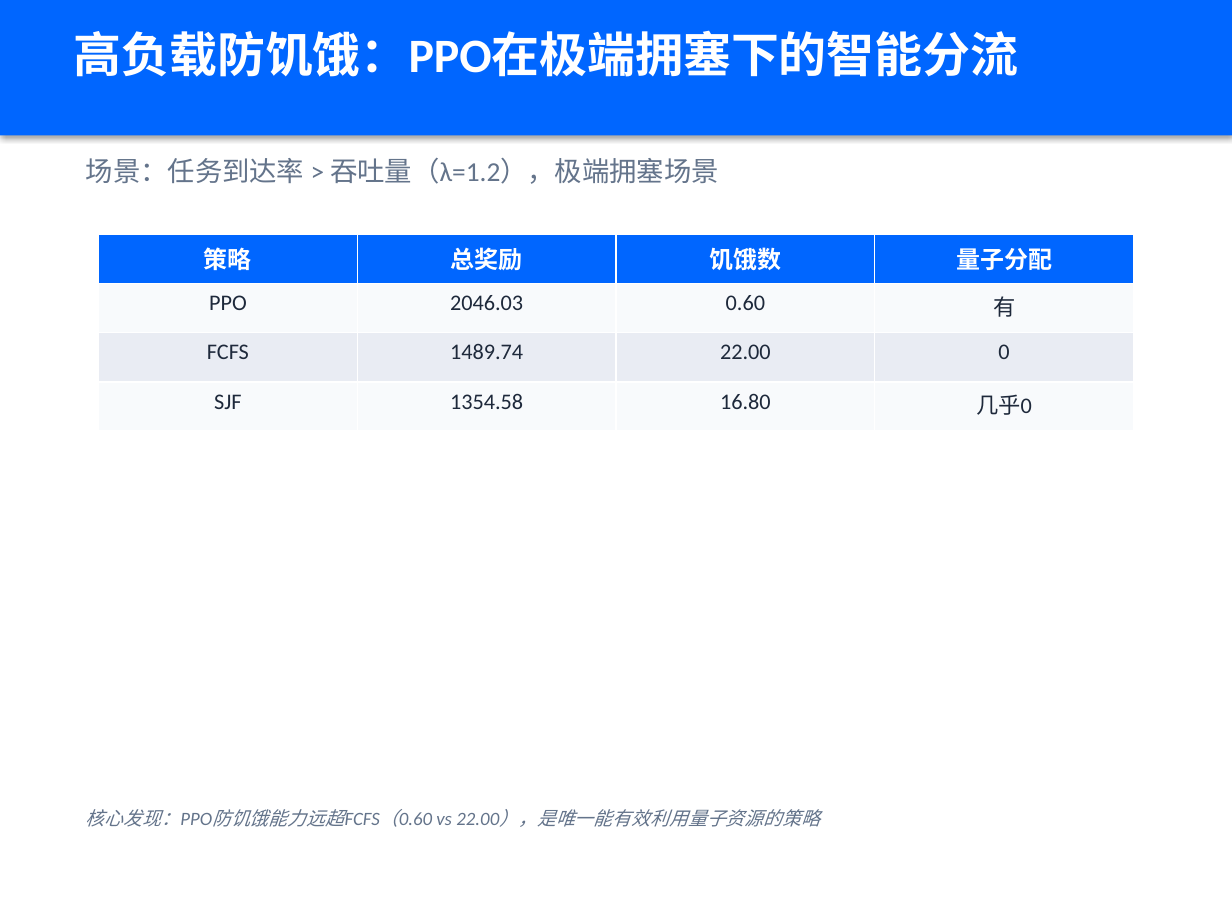
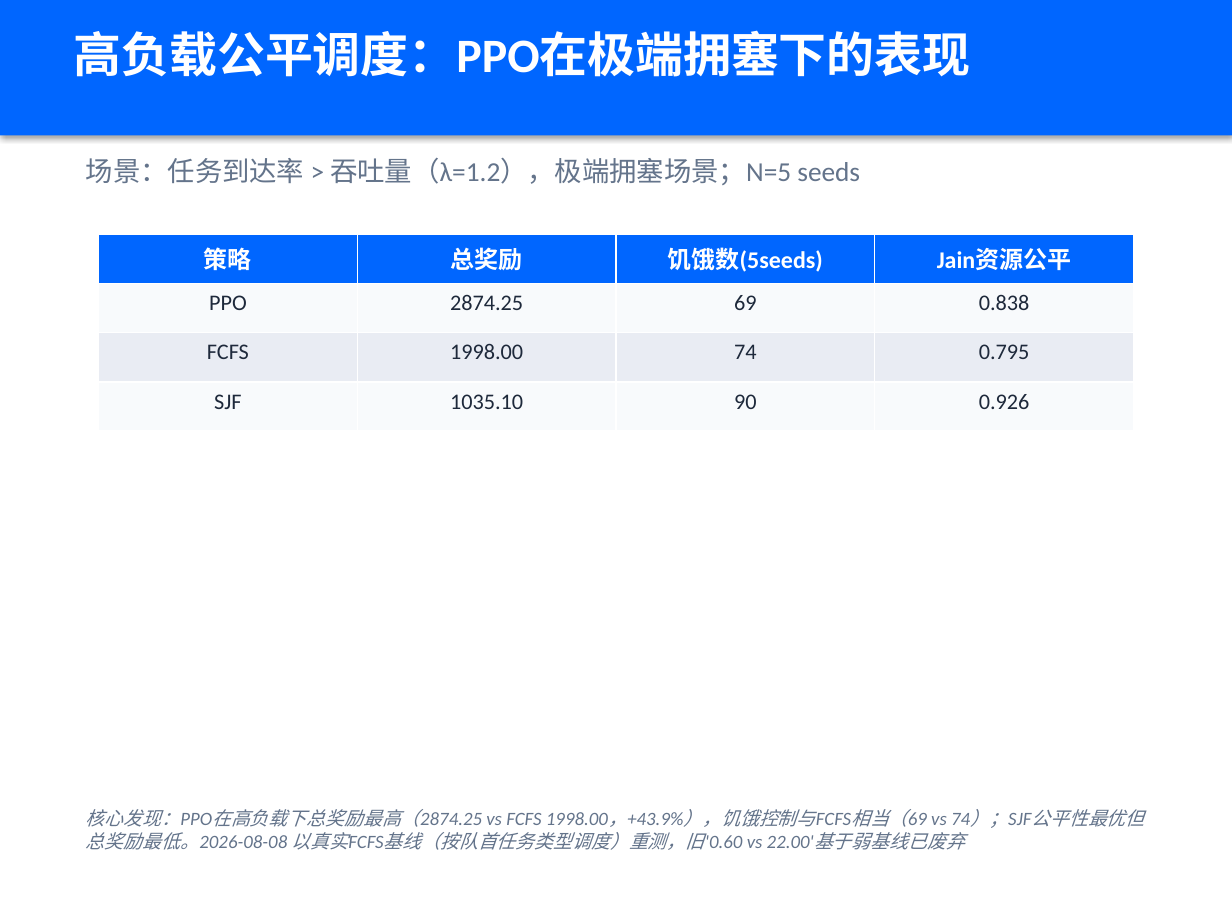
Before and after one commit to xiabai2008/quantum-rl-scheduler, a slide deck: slide 6 of deliverable_models/答辩PPT.pptx. Drawn at 1232x924 pixels with LibreOffice and Linux fonts; fonts in the diff are those of the drawing. Boxes give left, top, right and bottom in pixels: in the first picture for what was removed or moved away, otherwise in the second. Text is boxed around its words. In the diff, an @@ line names an element or a change of style, - is before the commit and + after.

```diff
--- a/deliverable_models/答辩PPT.pptx
+++ b/deliverable_models/答辩PPT.pptx
@@ text at [74, 30, 971, 77]: text changed @@
-高负载防饥饿：PPO在极端拥塞下的智能分流
+高负载公平调度：PPO在极端拥塞下的表现
@@ text at [86, 158, 860, 185]: text changed @@
-场景：任务到达率 > 吞吐量（λ=1.2），极端拥塞场景
+场景：任务到达率 > 吞吐量（λ=1.2），极端拥塞场景；N=5 seeds
@@ table at [99, 234, 1133, 431] @@
-row 1, column 3: 饥饿数
+row 1, column 3: 饥饿数(5seeds)
-row 1, column 4: 量子分配
+row 1, column 4: Jain资源公平
-row 2: PPO | 2046.03 | 0.60 | 有
+row 2: PPO | 2874.25 | 69 | 0.838
-row 3: FCFS | 1489.74 | 22.00 | 0
+row 3: FCFS | 1998.00 | 74 | 0.795
-row 4: SJF | 1354.58 | 16.80 | 几乎0
+row 4: SJF | 1035.10 | 90 | 0.926
@@ text at [86, 809, 970, 850]: text changed @@
-核心发现：PPO防饥饿能力远超FCFS（0.60 vs 22.00），是唯一能有效利用量子资源的策略
+核心发现：PPO在高负载下总奖励最高（2874.25 vs FCFS 1998.00，+43.9%），饥饿控制与FCFS相当（69 vs 74）；SJF公平性最优但总奖励最低。2026-08-08 以真实FCFS基线（按队首任务类型调度）重测，旧'0.60 vs 22.00'基于弱基线已废弃
```
Also in this commit, not shown: 2 other slides changed, 19 other files.
